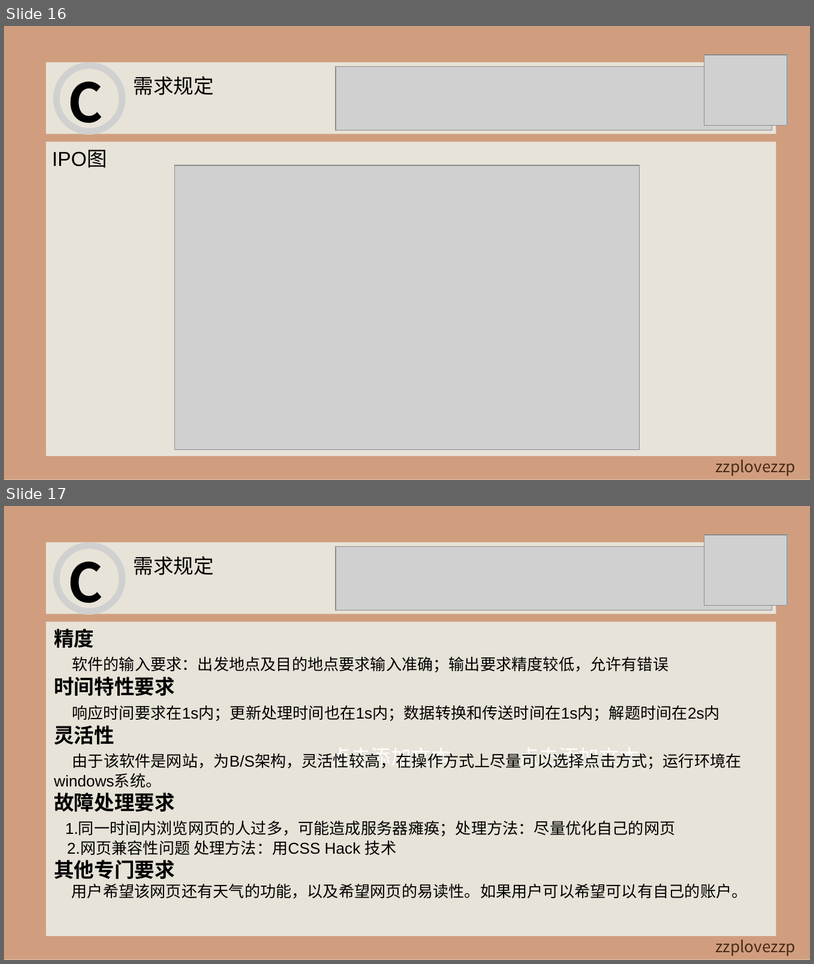
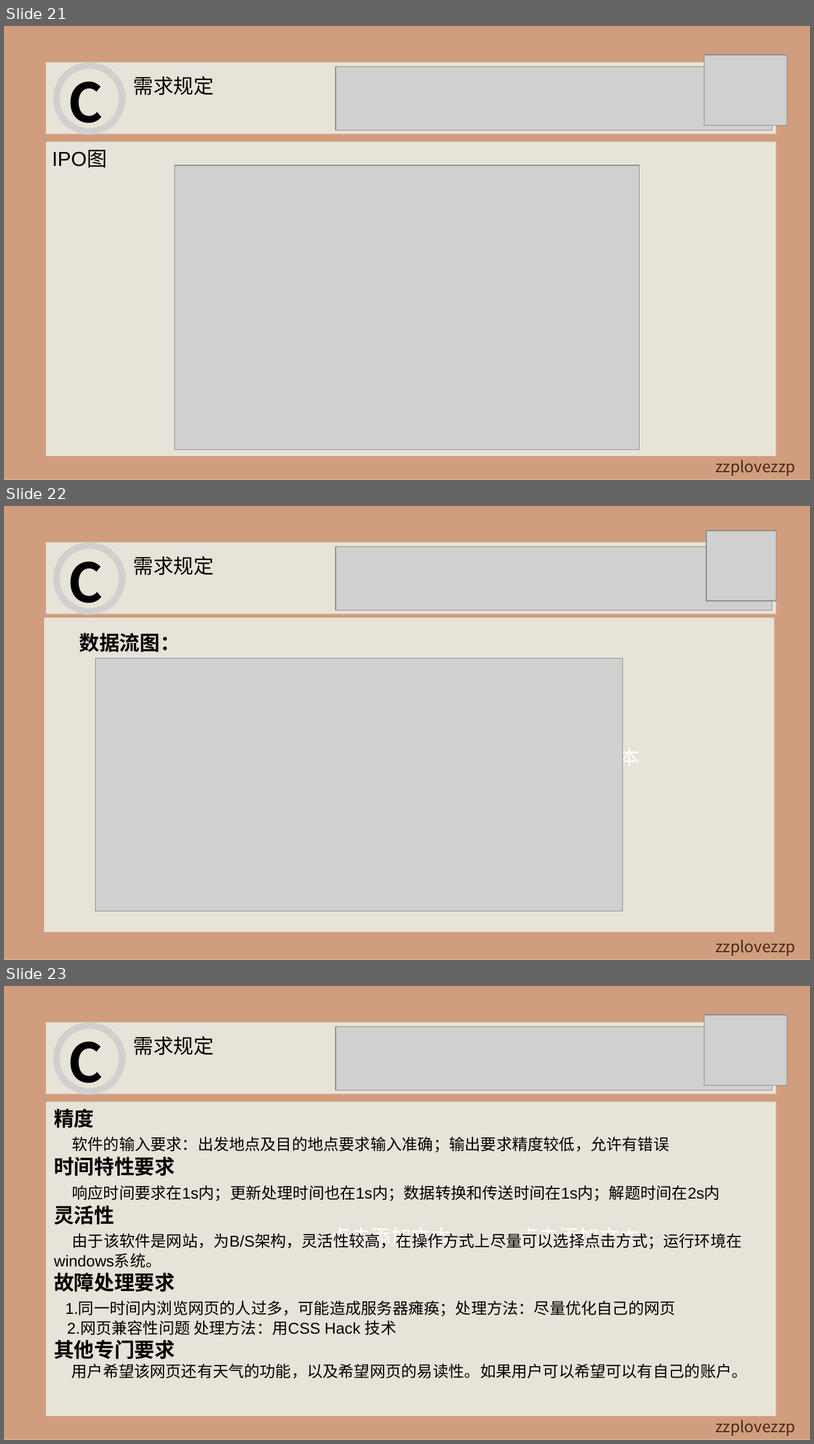
Before and after one commit to LEMONccccc/software, a slide deck: 需求说明书.ppt. Shown one above the other, each under a label of ours: slides 16 and 17 before the commit, slides 21, 22 and 23 after it. The pictures are 814x964 and 814x1444 pixels, drawn with LibreOffice and Linux fonts; fonts in the diff are those of the drawing; grey boxes stand for pictures; background and template pictures are left out. Boxes give left, top, right and bottom in pixels: in the first picture for what was removed or moved away, otherwise in the second. Text is boxed around its words. In the diff, an @@ line names an element or a change of style, - is before the commit and + after.

Commit message:
需求说明

```diff
--- a/需求说明书.ppt
+++ b/需求说明书.ppt
@@ slide 22 added at (4,506,810,960), background picture (left out); not listed: 2 template elements that a slide beside it also shows @@
@@ picture added at (707,531,777,601) @@
@@ group added at (46,542,777,615): 2 texts, 2 pictures, 1 rectangle @@
+需求规定
+C
@@ rectangle added at (44,617,775,932), fill #E8E3D8 @@
@@ text added at (80,633,180,652), 18 pt, text #000000, bold @@
+数据流图：
@@ picture added at (96,658,623,911) @@
@@ text added at (519,744,640,770), 18 pt, text #FFFFFF @@
+点击添加文本
@@ what was slide 16 is now slide 21 @@
@@ what was slide 17 is now slide 23 @@
```
Also in this commit, not shown: 2 slides changed, 5 other slides added.
